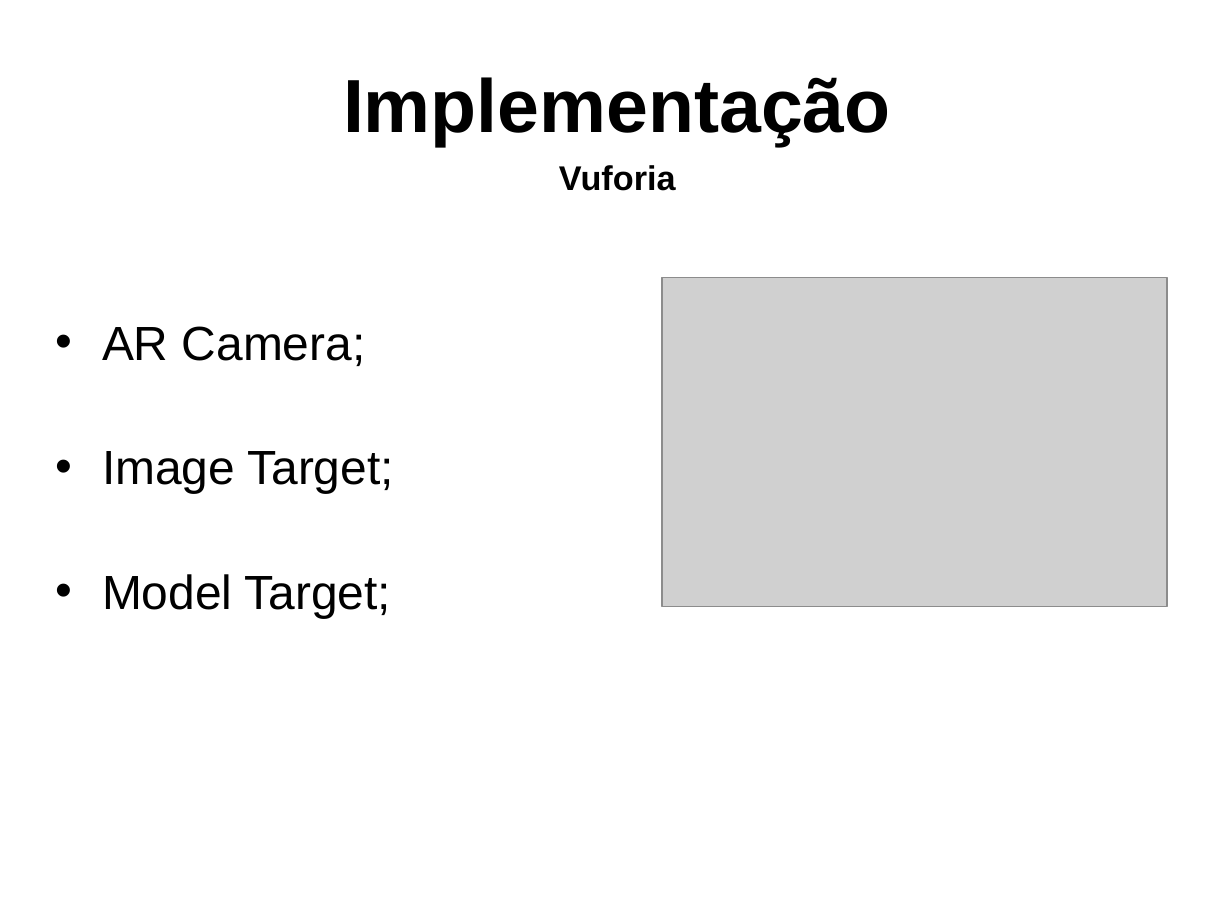
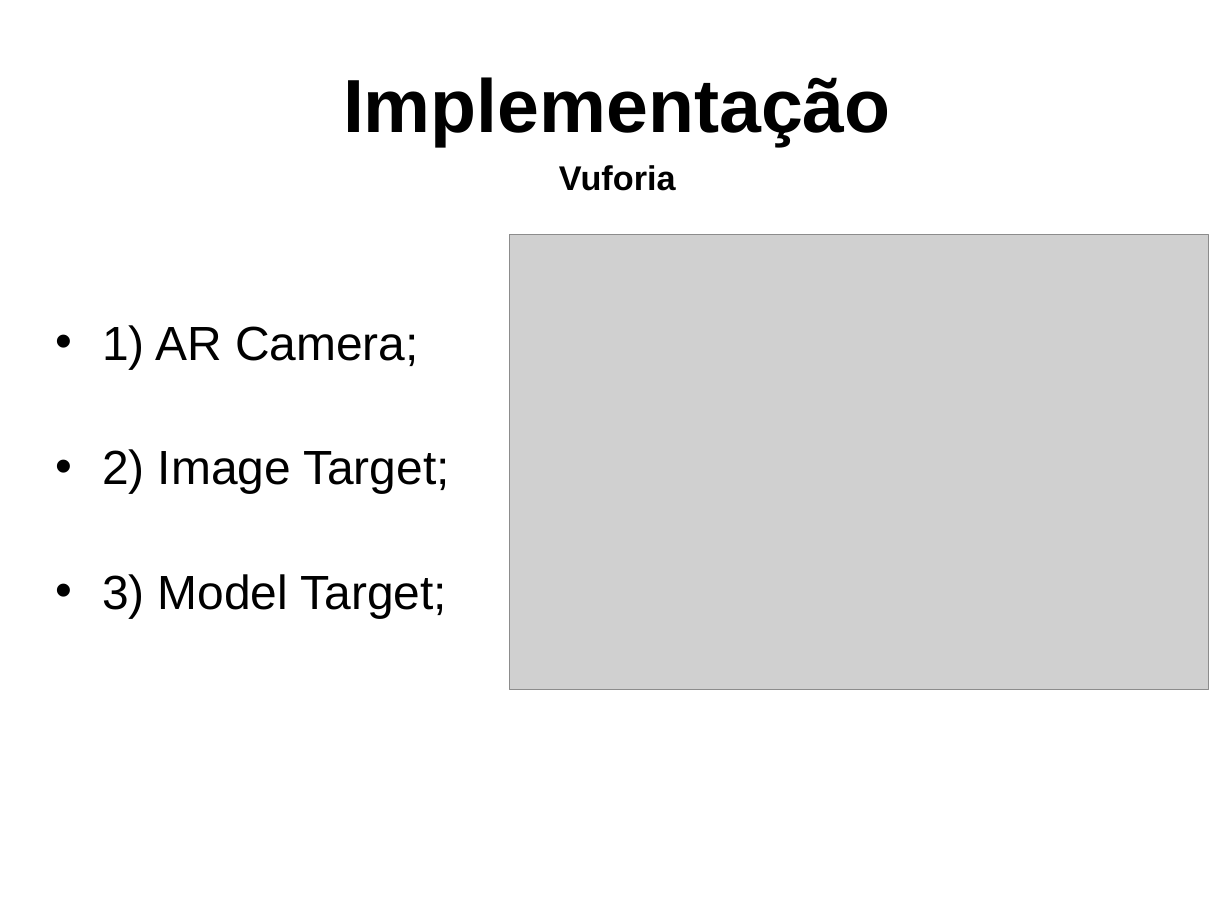
Before and after one commit to gcgfurb/tcc_JulioVicenteBrych, a slide deck: slide 14 of _julio/ApresentaçãoTCC-Julio_Vicente_Brych.pptx. Drawn at 1232x924 pixels with LibreOffice and Linux fonts; fonts in the diff are those of the drawing; grey boxes stand for pictures; background and template pictures are left out. Boxes give left, top, right and bottom in pixels: in the first picture for what was removed or moved away, otherwise in the second. Text is boxed around its words. In the diff, an @@ line names an element or a change of style, - is before the commit and + after.

```diff
--- a/_julio/ApresentaçãoTCC-Julio_Vicente_Brych.pptx
+++ b/_julio/ApresentaçãoTCC-Julio_Vicente_Brych.pptx
@@ picture resized from (x1=662, y1=277, x2=1167, y2=606) to (x1=509, y1=234, x2=1207, y2=690) @@
@@ text at (x1=102, y1=325, x2=449, y2=618): text changed @@
-• AR Camera;
-• Image Target;
-• Model Target;
+• 1) AR Camera;
+• 2) Image Target;
+• 3) Model Target;
```
Also in this commit, not shown: 18 other slides changed, 2 slides added.
